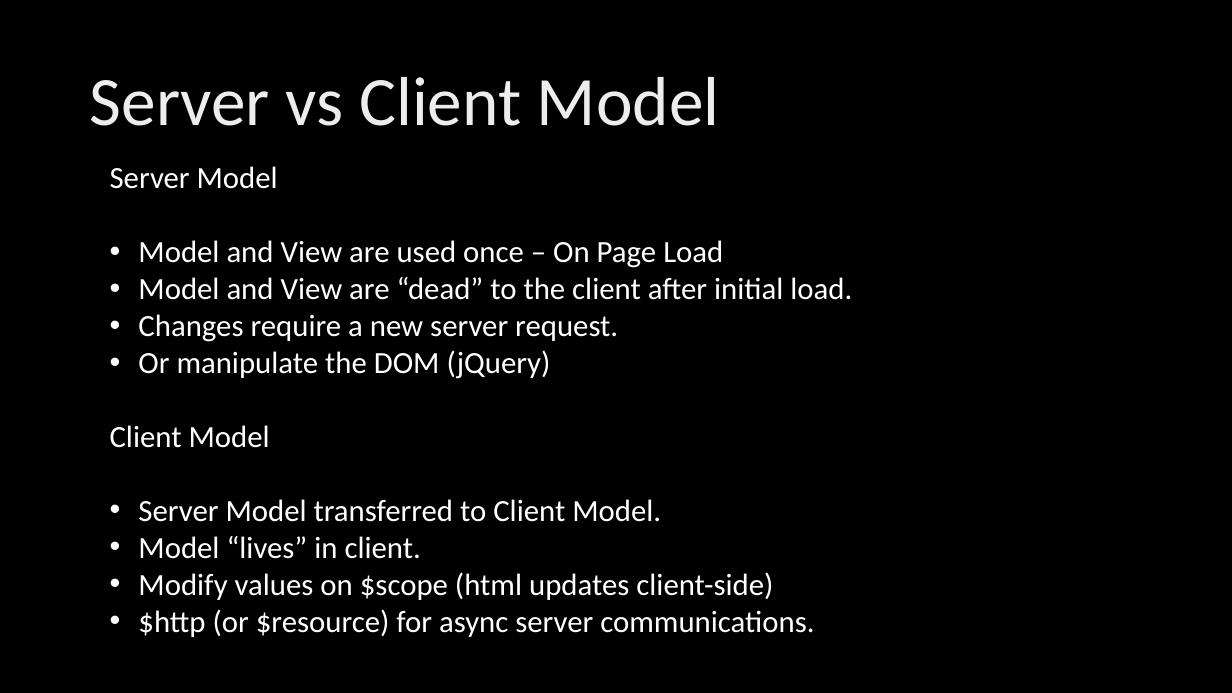
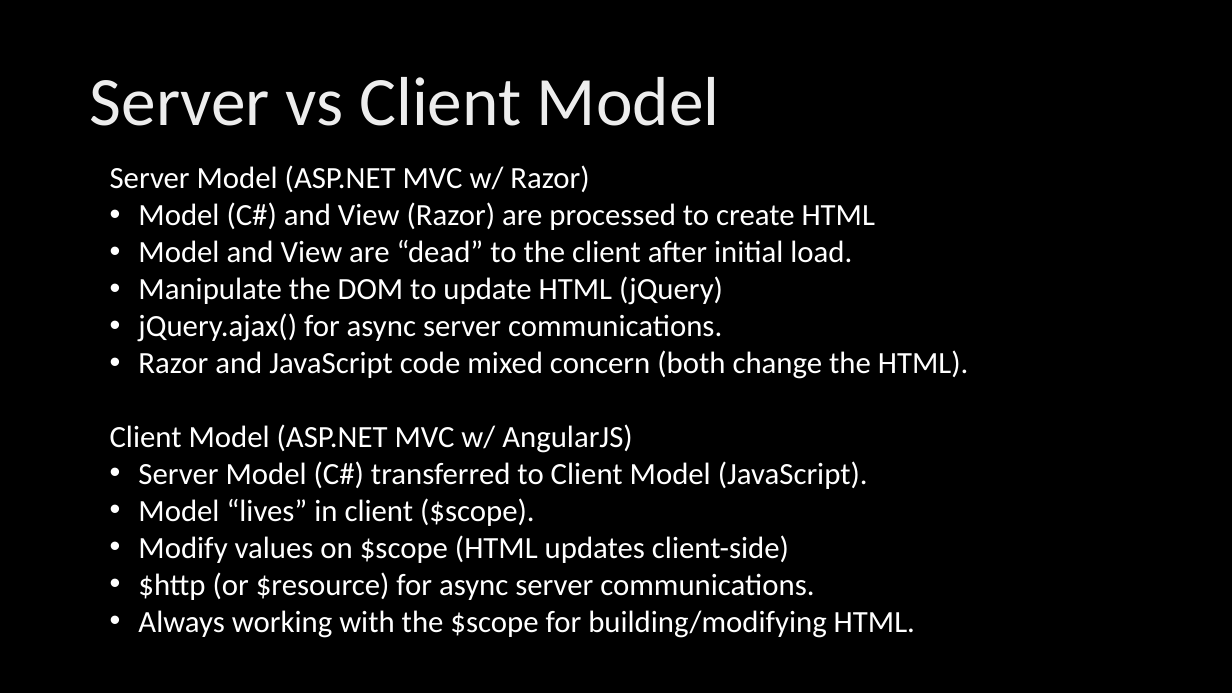
Before and after one commit to ryanlangton/angularjs-mvc, a slide deck: slide 11 of AngularJSdotNet.pptx. Drawn at 1232x693 pixels with LibreOffice and Linux fonts; fonts in the diff are those of the drawing; background and template pictures are left out. Boxes give left, top, right and bottom in pixels: in the first picture for what was removed or moved away, otherwise in the second. Text is boxed around its words. In the diff, an @@ line names an element or a change of style, - is before the commit and + after.

```diff
--- a/AngularJSdotNet.pptx
+++ b/AngularJSdotNet.pptx
@@ text at [110,165,875,230]: text changed @@
-Server Model
-• Model and View are used once – On Page Load
+Server Model (ASP.NET MVC w/ Razor)
+• Model (C#) and View (Razor) are processed to create HTML
@@ text at [110,276,969,563]: text changed @@
-• Changes require a new server request.
-• Or manipulate the DOM (jQuery)
-Client Model
-• Server Model transferred to Client Model.
-• Model “lives” in client.
-• Modify values on $scope (html updates client-side)
+• Manipulate the DOM to update HTML (jQuery)
+• jQuery.ajax() for async server communications.
+• Razor and JavaScript code mixed concern (both change the HTML).
+Client Model (ASP.NET MVC w/ AngularJS)
+• Server Model (C#) transferred to Client Model (JavaScript).
+• Model “lives” in client ($scope).
+• Modify values on $scope (HTML updates client-side)
@@ text at [138,610,915,638]: paragraph added @@
+• Always working with the $scope for building/modifying HTML.
```
Also in this commit, not shown: 6 other slides changed, 39 other files.
